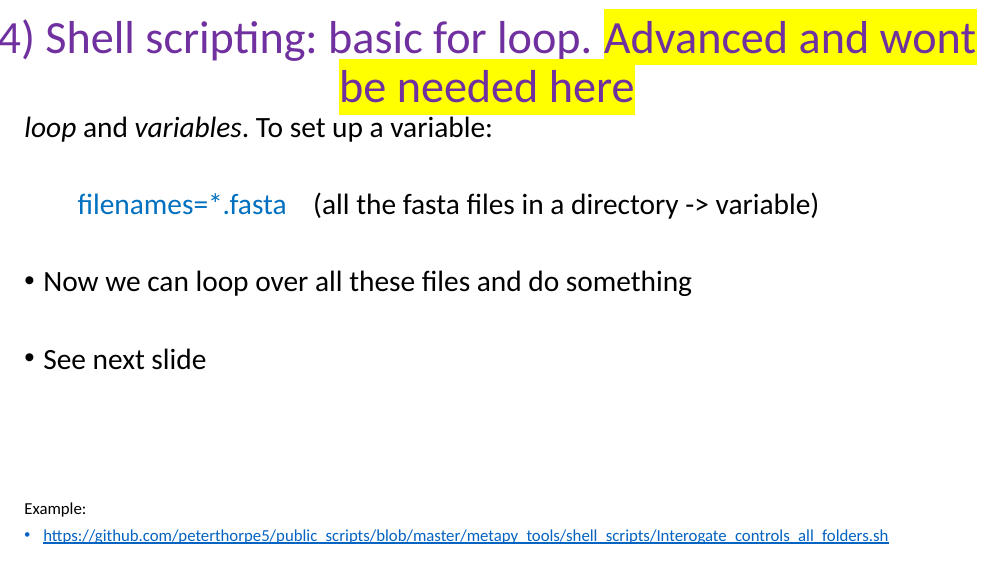
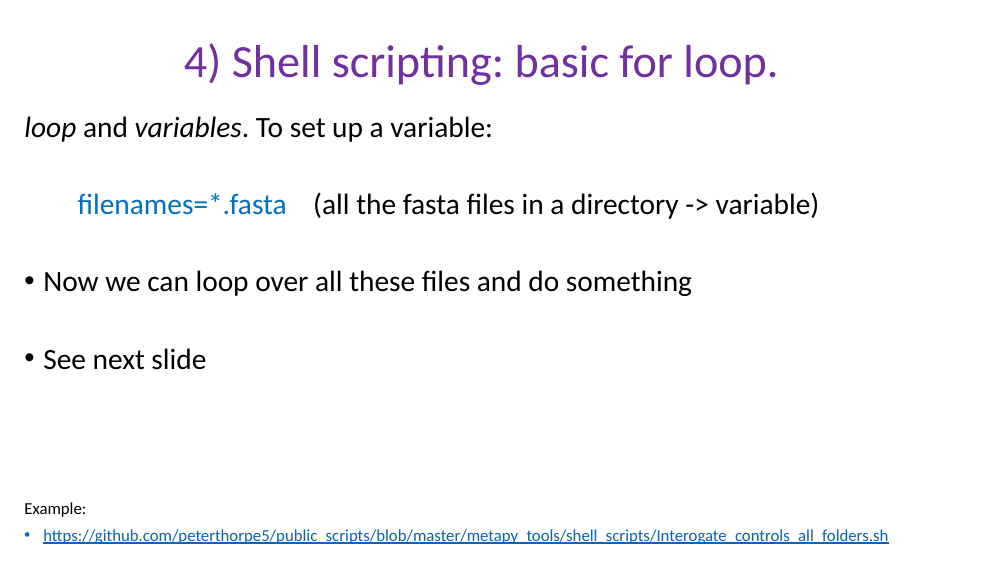
Before and after one commit to peterthorpe5/Msc_Digital_Health, a slide deck: slide 13 of powerpoint/4_Shell_scripting.pptx. Drawn at 1008x567 pixels with LibreOffice and Linux fonts; fonts in the diff are those of the drawing. Boxes give left, top, right and bottom in pixels: in the first picture for what was removed or moved away, otherwise in the second. Text is boxed around its words. In the diff, an @@ line names an element or a change of style, - is before the commit and + after.

```diff
--- a/powerpoint/4_Shell_scripting.pptx
+++ b/powerpoint/4_Shell_scripting.pptx
@@ title at <box>184,43,778,85</box>: text changed @@
-4) Shell scripting: basic for loop. Advanced and wont be needed here
+4) Shell scripting: basic for loop.
```
Also in this commit, not shown: 6 other slides changed, 6 other files.
